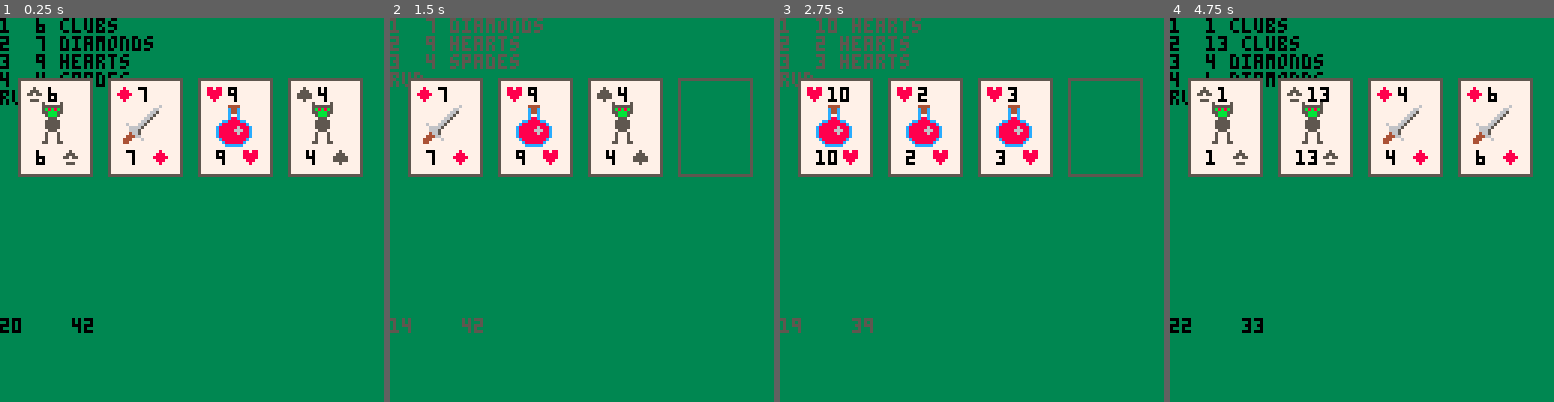
Above: before the commit, frames 1-4 (left to right).
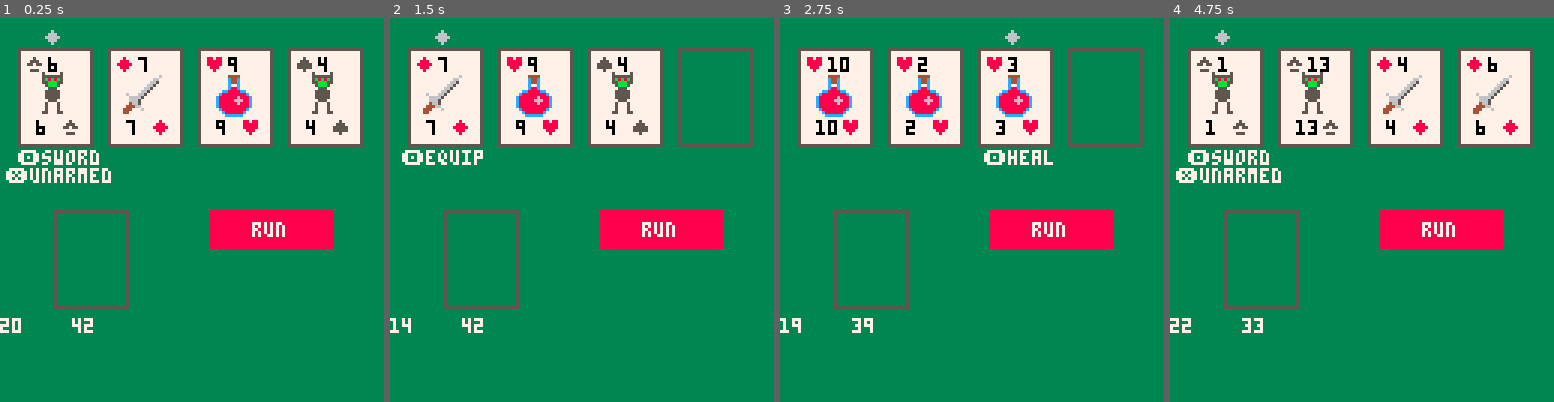
Above: after the commit, the same moments.

Repository: lukeshiner/scoundrel
Game: PICO-8 cartridge scoundrel.p8
The game is run twice, just before and just after one commit, with the same random seed, the same clock (stepped at 60 frames per second) and the same inputs.
Inputs:
- Up to frame 1 (0.25 s): no input
- Up to frame 2 (1.5 s): tap O (Z key) at 0.7 s
- Up to frame 3 (2.75 s): hold Right 1.6-2.1 s; tap O (Z key) at 1.7, 2.1, 2.5 s; hold Right from 2.47 s (still down)
- Up to frame 4 (4.75 s): tap O (Z key) every 0.4 s from 2.9 to 4.5 s; release Right at 3.03 s; hold Left 3.08-3.58 s; hold Right 4.02-4.68 s

The runs differ from the first frame. In frame 1, 22% of the frame differs, in the area x 0-95%, y 0-83%; in frame 2, 19%; in frame 3, 20%; in frame 4, 21%.

Commit message:
Add selections

Diff:
--- a/main.lua
+++ b/main.lua
@@ -15,14 +15,15 @@
     if btnp(🅾️) then
         play_card(1)
     end
+    if btnp(➡️) then
+        change_selection(1)
+    elseif btnp(⬅️) then
+        change_selection(-1)
+    end
 end
 
 function _draw()
     cls(3)
-    for n, card in pairs(room.cards) do
-        print(n .. "  " .. card.name)
-    end
-    print("run")
     print(current_health .. "    " .. #deck, 0, 100)
     draw_room()
 end
--- a/room.lua
+++ b/room.lua
@@ -33,24 +33,81 @@
 
 function draw_room()
     for card_number = 1, 4 do
-        draw_card(card_number)
+        draw_card_slot(card_number)
+    end
+    draw_weapon_slot()
+    draw_run()
+end
+
+function draw_card_slot(card_number)
+    local margin = 6
+    local x = margin * card_number + room.card_size.x * (card_number - 1)
+    local y = 10
+    local x2 = x + room.card_size.x
+    local y2 = y + room.card_size.y
+    local selected
+    if current_selection() == "card" .. card_number then
+        selected = true
+        print("◆", x + room.card_size.x / 2 - 4, y - 6, 6)
+    else
+        selected = false
+    end
+    rect(x, y, x2, y2, 5)
+    if #room.cards >= card_number then
+        local card = room.cards[card_number]
+        if selected == true then
+            draw_instructions(x, y, card)
+        end
+        draw_card(x, y, card)
     end
 end
 
-function draw_card(card_number)
-    local margin = 6
-    local x = margin * card_number + room.card_size.x * (card_number - 1)
-    local y = 20
+function draw_weapon_slot()
+    local x = 18
+    local y = 64
     local x2 = x + room.card_size.x
     local y2 = y + room.card_size.y
     rect(x, y, x2, y2, 5)
-    if #room.cards >= card_number then
-        rectfill(x + 1, y + 1, x2 - 1, y2 - 1, 7)
-        card = room.cards[card_number]
-        spr(card.suit, x + 2, y + 2)
-        print(card.value, x + 10, y + 3, 0)
-        spr(card.suit, x2 - 10, y2 - 9)
-        print(card.value, x2 - 18, y2 - 8)
-        spr(type_sprites[card.type], x + 4, y + 7, 2, 2)
+end
+
+function draw_card(x, y, card)
+    local x2 = x + room.card_size.x
+    local y2 = y + room.card_size.y
+    rectfill(x + 1, y + 1, x2 - 1, y2 - 1, 7)
+    spr(card.suit, x + 2, y + 2)
+    print(card.value, x + 10, y + 3, 0)
+    spr(card.suit, x2 - 10, y2 - 9)
+    print(card.value, x2 - 18, y2 - 8)
+    spr(type_sprites[card.type], x + 4, y + 7, 2, 2)
+end
+
+function draw_run()
+    local x = 70
+    local y = 64
+    local x2 = x + 40
+    local y2 = y + 12
+    local colour = 8
+    if can_run == false then
+        colour = 5
+    end
+    rectfill(x, y, x2, y2, colour)
+    print("run", x + 14, y + 4, 7)
+    if current_selection() == "run" then
+        print("◆", x + 16, y - 6, 6)
     end
 end
+
+function draw_instructions(x, y, card)
+    local x = x + 2
+    local y = y + room.card_size.y + 2
+    if card.type == health then
+        instruction = "🅾️heal"
+    elseif card.type == sword then
+        instruction = "🅾️equip"
+        x = x - 4
+    elseif card.type == enemy then
+        instruction = " 🅾️sword\n❎unarmed"
+        x = x - 6
+    end
+    print(instruction, x, y, 7)
+end
--- a/scoundrel.p8
+++ b/scoundrel.p8
@@ -4,6 +4,7 @@
 #include log.lua
 #include deck.lua
 #include room.lua
+#include selection.lua
 #include main.lua
 __gfx__
 00000000000000000000000000000000000000000000000000000000000000000000000000000000000000000000000000000000000000000000000000000000
--- /dev/null
+++ b/selection.lua
@@ -0,0 +1,17 @@
+selections = {
+    selected_index = 1,
+    options = { "card1", "card2", "card3", "card4", "run" }
+}
+
+function current_selection()
+    return selections.options[selections.selected_index]
+end
+
+function change_selection(direction)
+    selections.selected_index = selections.selected_index + direction
+    if selections.selected_index > #selections.options then
+        selections.selected_index = 1
+    elseif selections.selected_index < 1 then
+        selections.selected_index = #selections.options
+    end
+end
